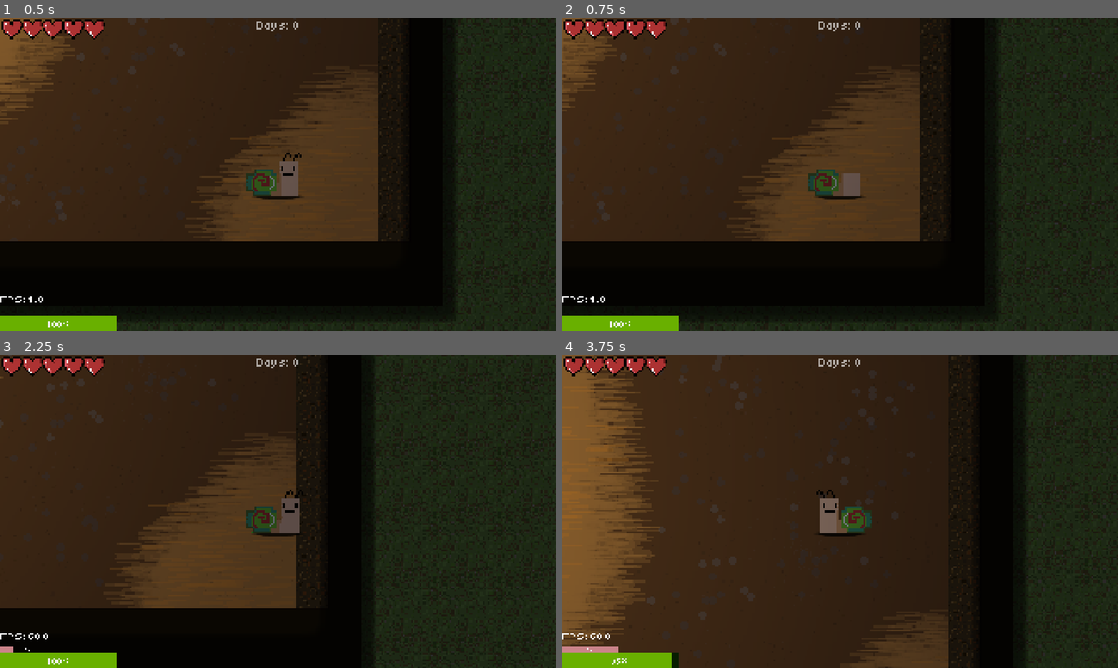
Above: before the commit, frames 1-4 (two rows, left to right).
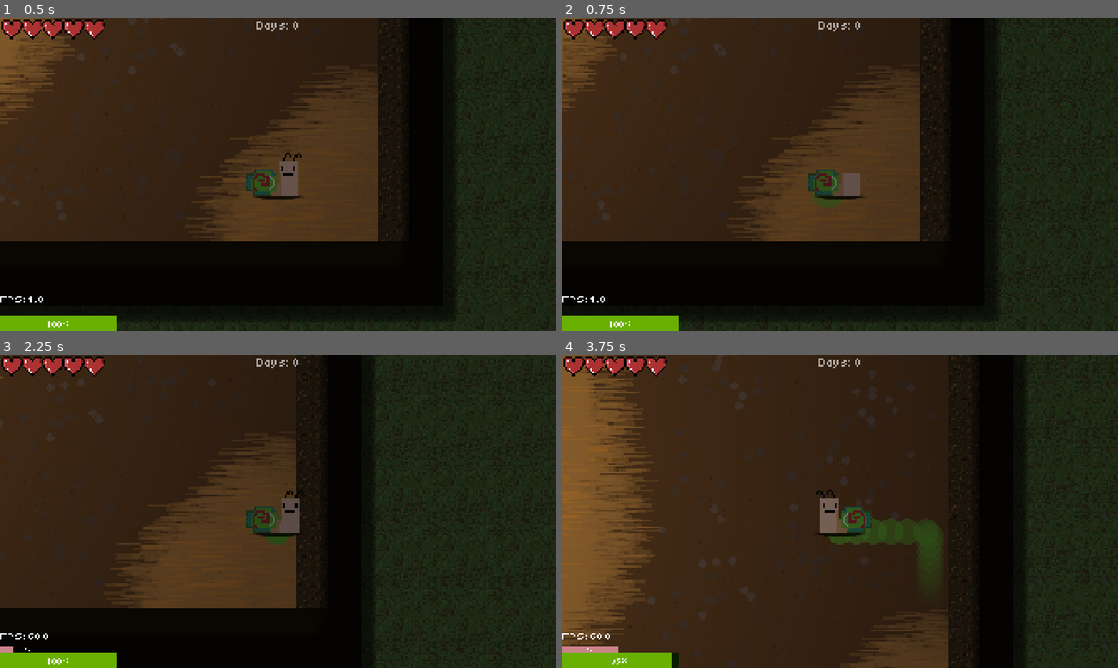
Above: after the commit, the same moments.

Repository: mark4pro/rogue-like
Game: Godot game, scene res://worldGen/testGen.tscn
Same seed, same stepped clock (60 frames per second), same inputs: the game is played once before the commit and once after it. Sound files missing from this copy of the repository are replaced by a short silence.
Inputs (mouse positions are in pixels of both pictures, inside the frame that each line leads up to):
- Up to frame 1 (0.5 s): no input
- Up to frame 2 (0.75 s): tap Enter at 0.5 s; move the mouse to (962, 158) at 0.52 s; hold D (right) from 0.53 s (still down); tap Ctrl (roll) at 0.6 s; click (962, 158) at 0.67 s
- Up to frame 3 (2.25 s): move the mouse to (166, 527) at 1.27 s; release D (right) at 1.28 s; hold S (down) 1.28-2.03 s; tap F6 (free_cam) at 1.35 s; tap Ctrl (roll) at 1.55 s; move the mouse to (333, 442) at 2.02 s; hold D (right) from 2.03 s (still down); tap E (interact) at 2.1 s
- Up to frame 4 (3.75 s): tap Ctrl (roll) at 2.3, 2.85 s; tap Space at 2.75 s; move the mouse to (812, 574) at 2.77 s; release D (right) at 2.78 s; hold W (up) 2.78-3.53 s; click (812, 574) at 2.92 s; move the mouse to (1006, 558) at 3.52 s; hold A (left) from 3.53 s (still down); hold Shift (sprint) from 3.53 s (still down)

Frame 1 is identical in both runs. In frame 2, less than 0.1% of the frame differs, in the area x 46-51%, y 57-60%; in frame 3, less than 0.1%; in frame 4, 1.4%, in the area x 47-69%, y 52-72%.

Commit message:
finally trail works

Diff:
--- a/Assets/prefabs/player.tscn
+++ b/Assets/prefabs/player.tscn
@@ -691,6 +691,10 @@
 [node name="Weapon" type="AnimationPlayer" parent="." unique_id=1254558574]
 libraries/ = SubResource("AnimationLibrary_i87ed")
 
+[node name="TrailTimer" type="Timer" parent="." unique_id=74396240]
+wait_time = 0.001
+one_shot = true
+
 [connection signal="animation_finished" from="RotPoint/Sprite2D" to="." method="_on_sprite_2d_animation_finished"]
 [connection signal="timeout" from="roll_cooldown" to="." method="_on_roll_cooldown_timeout"]
 [connection signal="timeout" from="UI/MessageTimer" to="." method="_on_message_timer_timeout"]
@@ -698,3 +702,4 @@
 [connection signal="button_down" from="pauseMenu/pauseMenu/ColorRect/backToHub" to="pauseMenu/pauseMenu" method="_on_back_to_hub_button_down"]
 [connection signal="button_down" from="pauseMenu/pauseMenu/ColorRect/exitGame" to="pauseMenu/pauseMenu" method="_on_exit_game_button_down"]
 [connection signal="button_down" from="deathMenu/deathScreen/backToHub" to="deathMenu/deathScreen" method="_on_back_to_hub_button_down"]
+[connection signal="timeout" from="TrailTimer" to="." method="_on_trail_timer_timeout"]
--- a/Assets/prefabs/snail_slime.tscn
+++ b/Assets/prefabs/snail_slime.tscn
@@ -3,15 +3,9 @@
 [ext_resource type="Texture2D" uid="uid://beivjjv6q5crw" path="res://Assets/imgs/snail_slime.png" id="1_a55lq"]
 [ext_resource type="Script" uid="uid://3qww1gtvx4rc" path="res://snail_slime.gd" id="2_8s87p"]
 
-[node name="Node2D" type="Node2D" unique_id=1964312798]
-
-[node name="snail_slime" type="Sprite2D" parent="." unique_id=996801747]
+[node name="snail_slime" type="Sprite2D" unique_id=996801747]
+modulate = Color(1, 1, 1, 0.39215687)
 top_level = true
+scale = Vector2(0.2, 0.2)
 texture = ExtResource("1_a55lq")
 script = ExtResource("2_8s87p")
-
-[node name="TrailTimer" type="Timer" parent="snail_slime" unique_id=799006]
-wait_time = 6.0
-autostart = true
-
-[connection signal="timeout" from="snail_slime/TrailTimer" to="snail_slime" method="_on_trail_timer_timeout"]
--- a/Script/player_controller.gd
+++ b/Script/player_controller.gd
@@ -226,6 +226,8 @@
 
 		#Particles
 		if is_moving and not is_rolling:
+			if trail_timer.is_stopped():
+				trail_timer.start()
 			left_grass.emitting = not rot_point.scale.x == -1
 			right_grass.emitting = rot_point.scale.x == -1
 			left_grass.visible = not rot_point.scale.x == -1
@@ -324,21 +326,13 @@
 
 
 func _on_trail_timer_timeout() -> void:
-	if is_moving:
-
-		var trail = snail_slime.instantiate()
-		# Add to the main scene, not as a child of the player,
-		# so it doesn't move with the player.
-		get_tree().current_scene.add_child(trail)
-
-		# Position it behind the player
-		trail.global_position = global_position
-
-		# Match the player's current sprite/texture
-		trail.get_node("snail_slime").texture = $snail_slime.texture
-
-
-		trail_timer.start()
+	var trail : Sprite2D = snail_slime.instantiate()
+	# so it doesn't move with the player.
+	get_tree().current_scene.add_child(trail)
+
+	# Position it behind the player
+	trail.global_position = global_position + Vector2(0, 10)
+	trail.rotation = dir.angle()
 func _on_roll_cooldown_timeout() -> void:
 	can_roll = true
 
--- a/snail_slime.gd
+++ b/snail_slime.gd
@@ -1,6 +1,5 @@
 extends Sprite2D
-@onready var sprite = $Sprite2D
-@onready var timer = $Timer
+
 
 func _ready():
 	# Fades the sprite out using a Tween
Binary file changed: Assets/imgs/snail_slime.png
